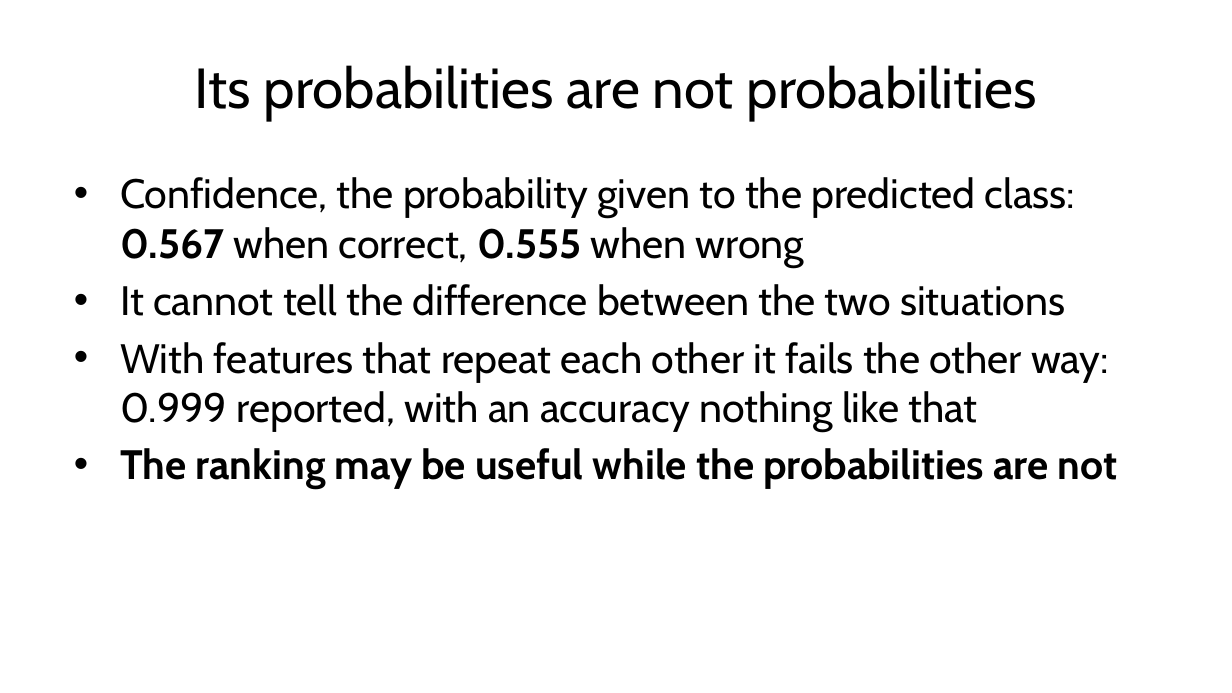
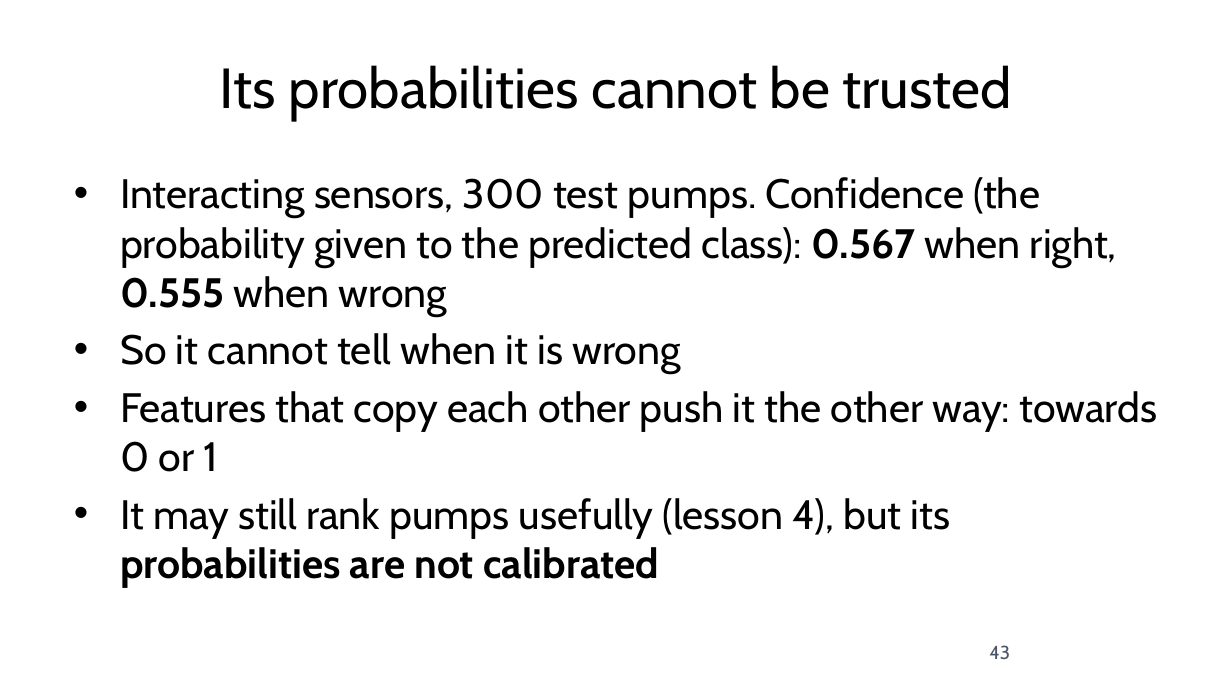
Before and after one commit to fabioantonini/technologies-for-artificial-intelligence, a slide deck: slide 43 of Lessons/06_knn_naive_bayes_svm/Slides/knn_naive_bayes_svm_slides.pptx. Drawn at 1232x693 pixels with LibreOffice and Linux fonts; fonts in the diff are those of the drawing; background and template pictures are left out. Boxes give left, top, right and bottom in pixels: in the first picture for what was removed or moved away, otherwise in the second. Text is boxed around its words. In the diff, an @@ line names an element or a change of style, - is before the commit and + after.

```diff
--- a/Lessons/06_knn_naive_bayes_svm/Slides/knn_naive_bayes_svm_slides.pptx
+++ b/Lessons/06_knn_naive_bayes_svm/Slides/knn_naive_bayes_svm_slides.pptx
@@ title at (220, 65, 1012, 121): text changed @@
-Its probabilities are not probabilities
+Its probabilities cannot be trusted
@@ text at (120, 177, 1157, 588): text changed @@
-• Confidence, the probability given to the predicted class: 0.567 when correct, 0.555 when wrong
-• It cannot tell the difference between the two situations
-• With features that repeat each other it fails the other way: 0.999 reported, with an accuracy nothing like that
-• The ranking may be useful while the probabilities are not
+• Interacting sensors, 300 test pumps. Confidence (the probability given to the predicted class): 0.567 when right, 0.555 when wrong
+• So it cannot tell when it is wrong
+• Features that copy each other push it the other way: towards 0 or 1
+• It may still rank pumps usefully (lesson 4), but its probabilities are not calibrated
@@ page number added at (989, 645, 1010, 659), 11 pt, text #4A5568 @@
+43
```
Also in this commit, not shown: 61 other slides changed, 6 slides added, 6 slides removed, 14 other files.
